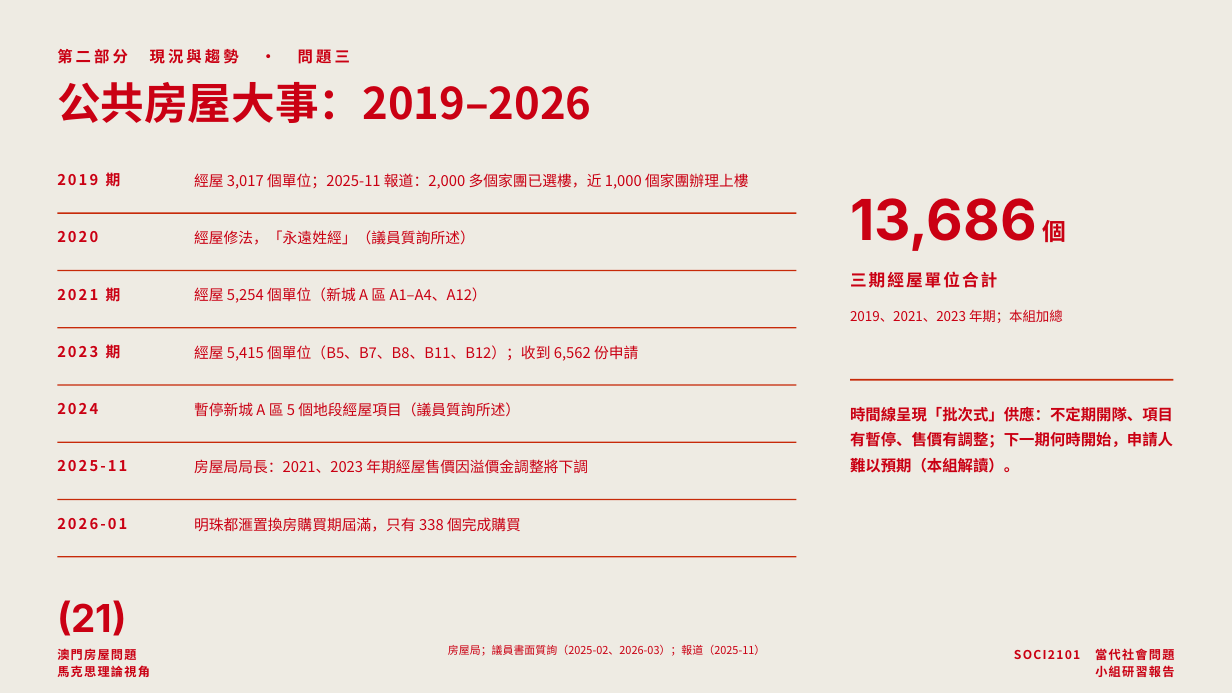
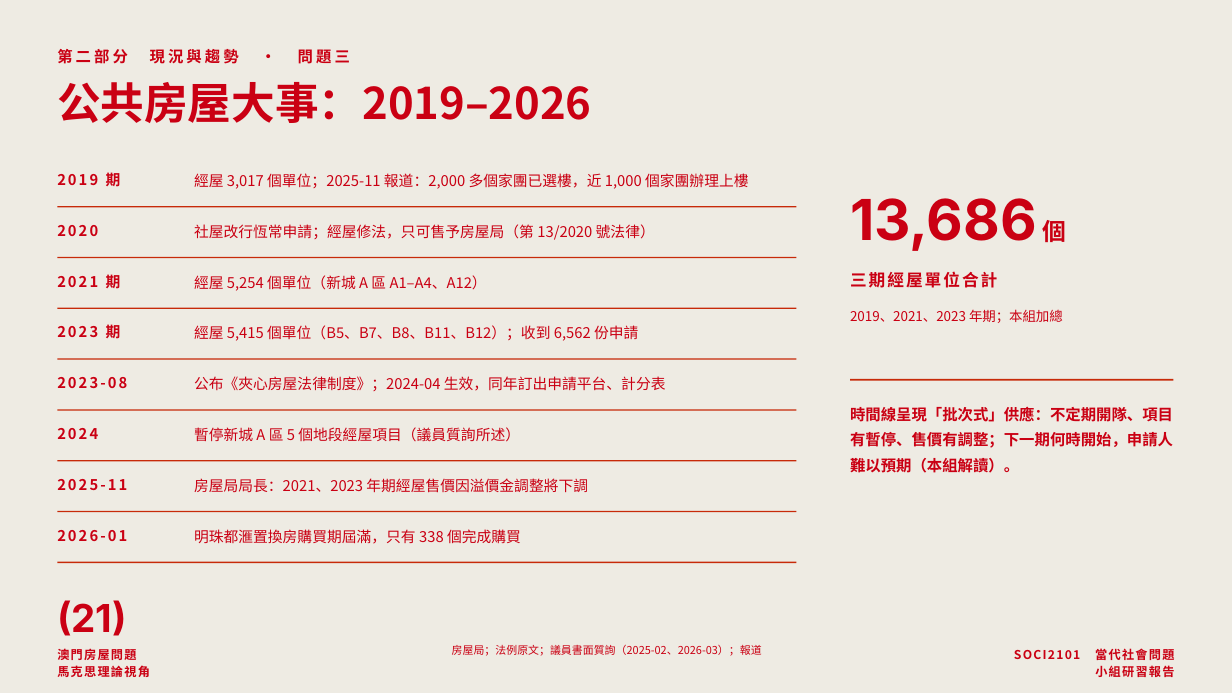
Before and after one commit to lammkiii/-, a slide deck: slide 21 of macau-housing-report/澳門房屋問題-小組研習報告.pptx. Drawn at 1232x693 pixels with LibreOffice and Linux fonts; fonts in the diff are those of the drawing. Boxes give left, top, right and bottom in pixels: in the first picture for what was removed or moved away, otherwise in the second. Text is boxed around its words. In the diff, an @@ line names an element or a change of style, - is before the commit and + after.

```diff
--- a/macau-housing-report/澳門房屋問題-小組研習報告.pptx
+++ b/macau-housing-report/澳門房屋問題-小組研習報告.pptx
@@ rectangle: place and size @@
-rectangle at bbox=[57, 213, 797, 213]
+rectangle at bbox=[57, 206, 797, 207]
@@ text "2020": place and size @@
-text "2020" at bbox=[57, 231, 98, 242]
+text "2020" at bbox=[57, 225, 98, 236]
@@ text at bbox=[194, 224, 655, 240]: text changed @@
-經屋修法，「永遠姓經」（議員質詢所述）
+社屋改行恆常申請；經屋修法，只可售予房屋局（第 13/2020 號法律）
@@ text "2021 期": place and size @@
-text "2021 期" at bbox=[57, 285, 121, 304]
+text "2021 期" at bbox=[57, 272, 121, 291]
@@ rectangle: place and size @@
-rectangle at bbox=[57, 270, 797, 271]
+rectangle at bbox=[57, 257, 797, 258]
@@ text "經屋 5,254 個單位（新城 A 區 ...": place and size @@
-text "經屋 5,254 個單位（新城 A 區 ..." at bbox=[194, 287, 487, 303]
+text "經屋 5,254 個單位（新城 A 區 ..." at bbox=[194, 275, 487, 291]
@@ text "2023 期": place and size @@
-text "2023 期" at bbox=[57, 342, 121, 361]
+text "2023 期" at bbox=[57, 323, 121, 342]
@@ rectangle: place and size @@
-rectangle at bbox=[57, 327, 797, 328]
+rectangle at bbox=[57, 308, 797, 309]
@@ text "經屋 5,415 個單位（B5、B7、B8、B11、B12）；收到 6,562 份申請": place and size @@
-text "經屋 5,415 個單位（B5、B7、B8、B11、B12）；收到 6,562 份申請" at bbox=[194, 345, 638, 361]
+text "經屋 5,415 個單位（B5、B7、B8、B11、B12）；收到 6,562 份申請" at bbox=[194, 325, 638, 341]
@@ rectangle added at bbox=[57, 359, 797, 360], fill #C72A09 @@
@@ text added at bbox=[57, 377, 127, 388], 11.5 pt, text #CA0013, bold @@
+2023-08
@@ text added at bbox=[194, 376, 666, 391], 11.5 pt, text #CA0013 @@
+公布《夾心房屋法律制度》；2024-04 生效，同年訂出申請平台、計分表
@@ rectangle: place and size @@
-rectangle at bbox=[57, 384, 797, 385]
+rectangle at bbox=[57, 409, 797, 410]
@@ text "2024": place and size @@
-text "2024" at bbox=[57, 403, 98, 414]
+text "2024" at bbox=[57, 428, 98, 439]
@@ text "暫停新城 A 區 5 個地段經屋項目（議員質詢所述）": place and size @@
-text "暫停新城 A 區 5 個地段經屋項目（議員質詢所述）" at bbox=[194, 402, 520, 417]
+text "暫停新城 A 區 5 個地段經屋項目（議員質詢所述）" at bbox=[194, 427, 520, 442]
@@ text "2025-11": place and size @@
-text "2025-11" at bbox=[57, 460, 127, 471]
+text "2025-11" at bbox=[57, 479, 127, 490]
@@ rectangle: place and size @@
-rectangle at bbox=[57, 442, 797, 443]
+rectangle at bbox=[57, 460, 797, 461]
@@ text "房屋局局長：2021、2023 年期經屋售價因溢價金調整將下調": place and size @@
-text "房屋局局長：2021、2023 年期經屋售價因溢價金調整將下調" at bbox=[194, 459, 588, 474]
+text "房屋局局長：2021、2023 年期經屋售價因溢價金調整將下調" at bbox=[194, 478, 588, 493]
@@ text "2026-01": place and size @@
-text "2026-01" at bbox=[57, 518, 127, 529]
+text "2026-01" at bbox=[57, 530, 127, 541]
@@ rectangle: place and size @@
-rectangle at bbox=[57, 499, 797, 500]
+rectangle at bbox=[57, 511, 797, 512]
@@ text "明珠都滙置換房購買期屆滿，只有 338 個完成購買": place and size @@
-text "明珠都滙置換房購買期屆滿，只有 338 個完成購買" at bbox=[194, 517, 521, 532]
+text "明珠都滙置換房購買期屆滿，只有 338 個完成購買" at bbox=[194, 529, 521, 544]
@@ rectangle: place and size @@
-rectangle at bbox=[57, 556, 797, 557]
+rectangle at bbox=[57, 562, 797, 563]
@@ text at bbox=[452, 645, 762, 656]: text changed @@
-房屋局；議員書面質詢（2025-02、2026-03）；報道（2025-11）
+房屋局；法例原文；議員書面質詢（2025-02、2026-03）；報道
```
Also in this commit, not shown: 17 other slides changed, 5 slides added, 2 slides removed, 3 other files.
